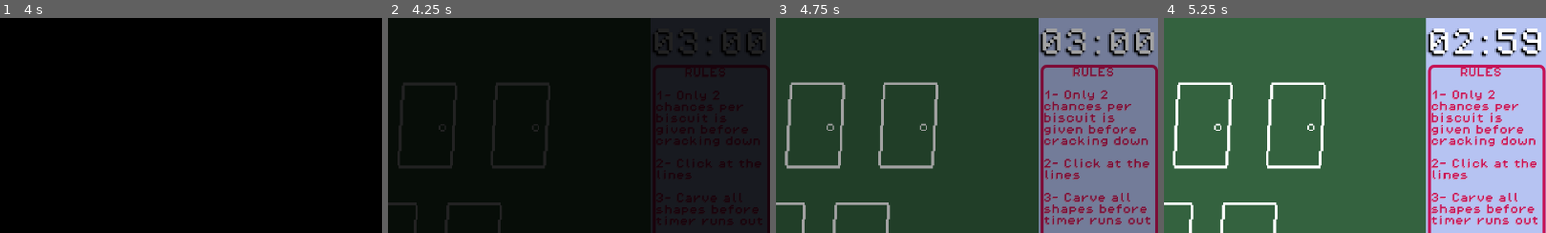
Above: before the commit, frames 1-4 (left to right).
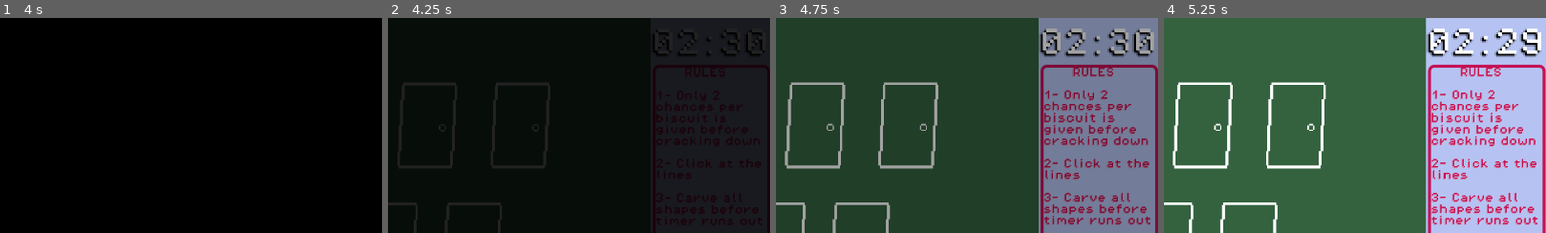
Above: after the commit, the same moments.

Repository: AysbergTr/gamejam-github
Game: Godot game, scene res://scenes/main_menu.tscn
Two runs of this game, one before a commit and one after it. Both use one fixed random seed, a clock stepped at 60 frames per second and the inputs below.
Inputs (mouse positions are % of the whole screen's width and height, from its top left):
- Up to frame 1 (4 s): click "START GAME" at 0.5 s; click "START GAME" at 1.25 s; tap Enter (ui_accept) at 2, 2.27, 3.02 s; move the mouse to (72, 45) at 2.02 s; press the mouse at (72, 45) at 2.03 s; hold Right (ui_right) 2.03-3.53 s; move the mouse to (30, 55) at 2.77 s; release the mouse at (30, 55) at 2.78 s; click (30, 55) at 2.85 s; move the mouse to (60, 28) at 3.52 s; press the mouse at (60, 28) at 3.53 s; hold Left (ui_left) from 3.53 s (still down)
- Up to frame 2 (4.25 s): keep holding Left (ui_left)
- Up to frame 3 (4.75 s): move the mouse to (19, 25) at 4.27 s; release Left (ui_left) at 4.28 s; release the mouse at (19, 25) at 4.28 s; hold Right (ui_right) from 4.28 s (still down); click (19, 25) at 4.35 s; tap Enter (ui_accept) at 4.52 s
- Up to frame 4 (5.25 s): keep holding Right (ui_right); move the mouse to (31, 25) at 5.02 s; press the mouse at (31, 25) at 5.03 s
The pictures show only the part of the screen within x 50-100%, y 0-50%; the shares and areas given below are measured in that part.

Frame 1 is identical in both runs. In frame 2, less than 0.1% of the frame differs, in the area x 76-92%, y 8-18%; in frame 3, 0.4%; in frame 4, 0.5%, in the area x 86-93%, y 4-19%.

Commit message:
timer changed
-changed timer from 3 min to 2.5 min

Diff:
--- a/scenes/timer.tscn
+++ b/scenes/timer.tscn
@@ -24,7 +24,7 @@
 theme_override_constants/shadow_offset_x = -1
 theme_override_fonts/font = ExtResource("1_srplv")
 theme_override_font_sizes/font_size = 16
-text = "03:00"
+text = "02:30"
 horizontal_alignment = 1
 vertical_alignment = 1
 
--- a/scripts/timer.gd
+++ b/scripts/timer.gd
@@ -2,7 +2,7 @@
 
 var total_time_in_secs: int = 0
 
-var time_limit_in_secs = 180
+var time_limit_in_secs = 150
 
 signal out_of_time
 
